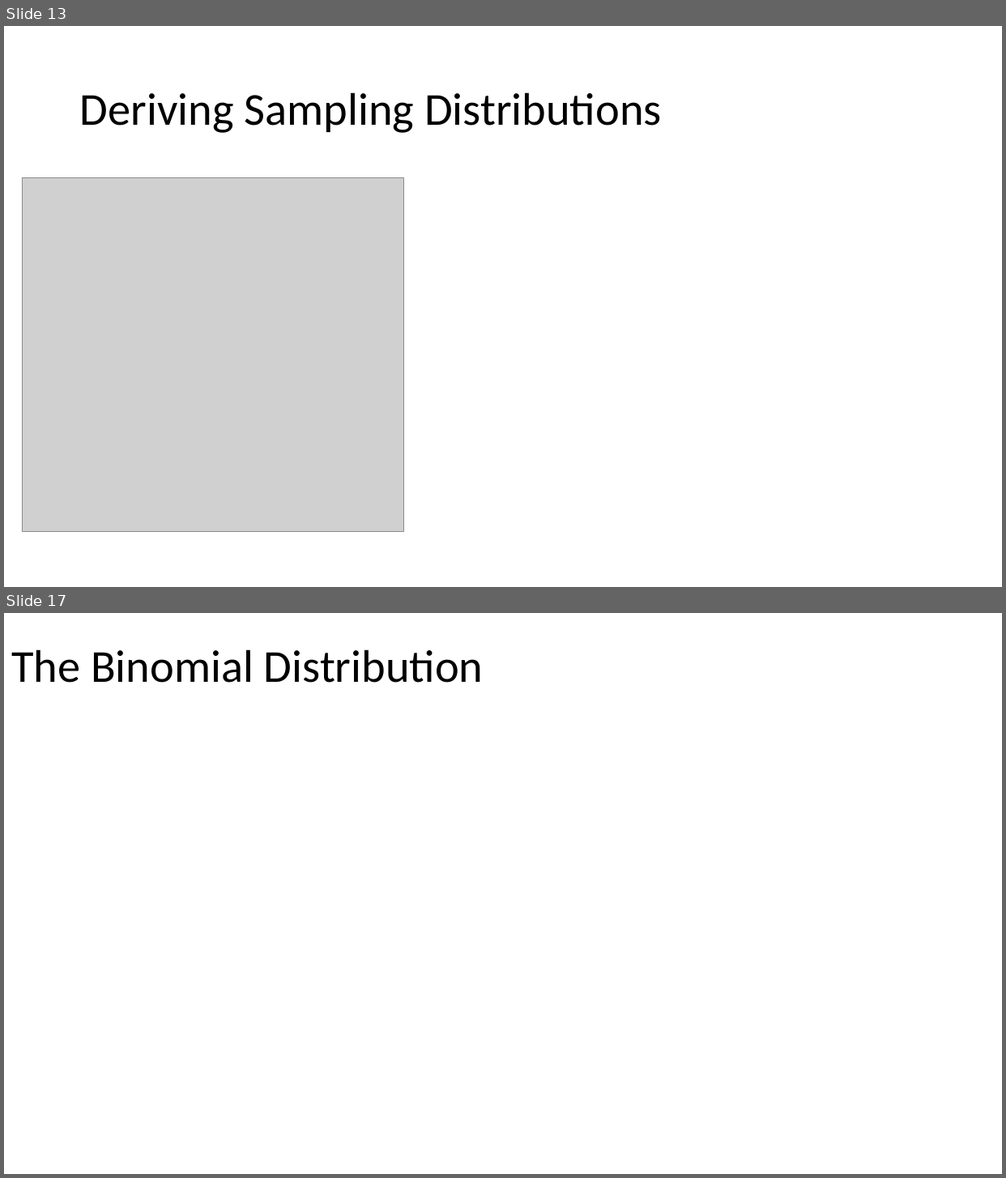
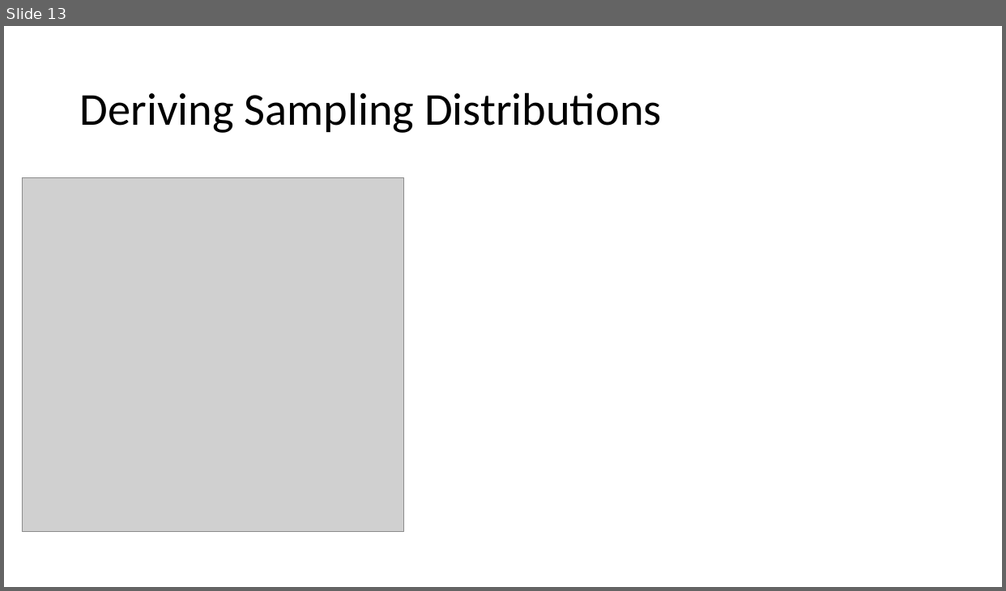
Before and after one commit to Jarred6068/UI_STAT251-03_Spring_2024, a slide deck: docs/lecture_slides/Week 6/Week6_Lecture12_Slides_2_16_2024.pptx. Shown one above the other, each under a label of ours: slides 13 and 17 before the commit, slide 13 after it; the slides between them are not shown. The pictures are 1006x1178 and 1006x591 pixels, drawn with LibreOffice and Linux fonts; fonts in the diff are those of the drawing; grey boxes stand for pictures. Boxes give left, top, right and bottom in pixels: in the first picture for what was removed or moved away, otherwise in the second. Text is boxed around its words. In the diff, an @@ line names an element or a change of style, - is before the commit and + after.

```diff
--- a/docs/lecture_slides/Week 6/Week6_Lecture12_Slides_2_16_2024.pptx
+++ b/docs/lecture_slides/Week 6/Week6_Lecture12_Slides_2_16_2024.pptx
@@ slide 17 removed at (4,613,1002,1174), background #FFFFFF @@
@@ title removed at (11,649,484,683) @@
-The Binomial Distribution
```
Also in this commit, not shown: 4 other slides removed, 4 other files.
